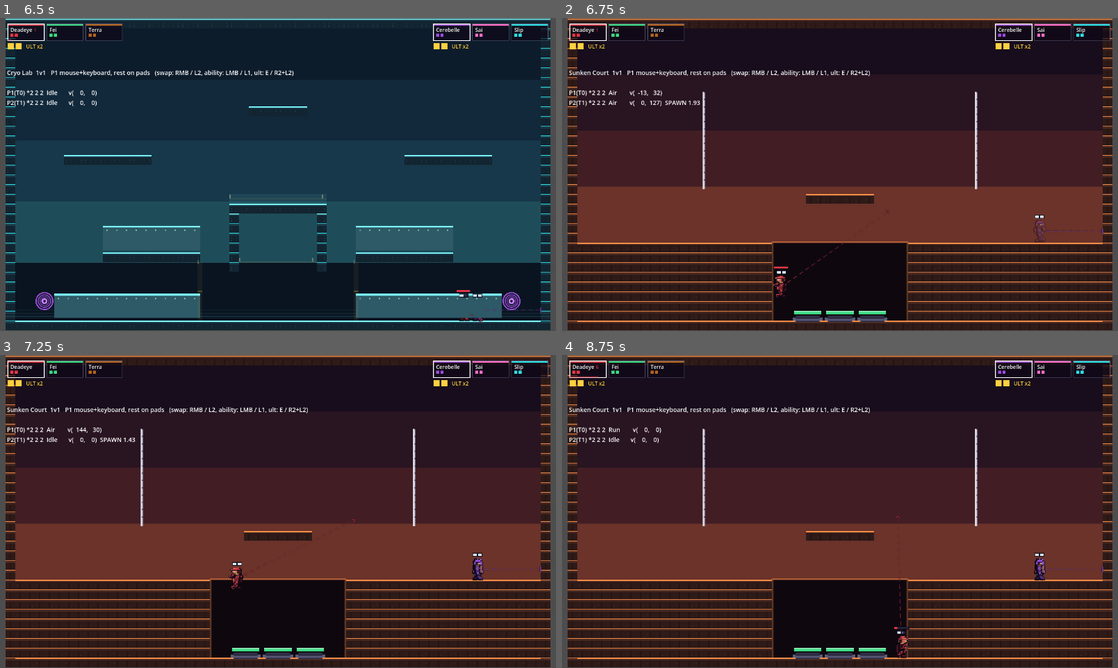
Above: before the commit, frames 1-4 (two rows, left to right).
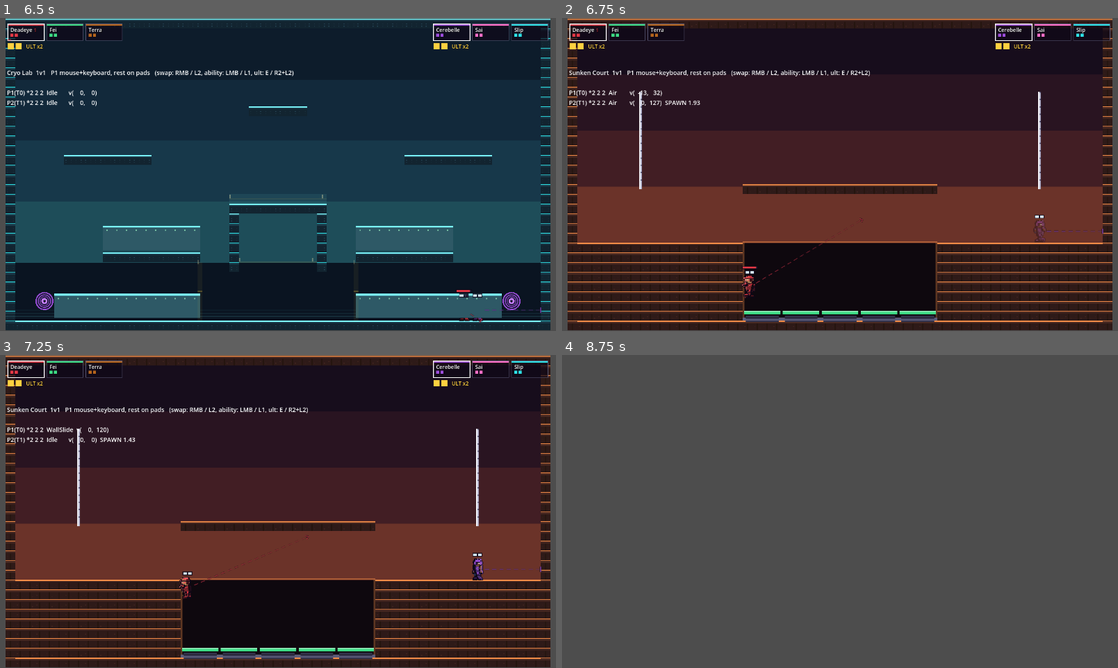
Above: after the commit, the same moments.

Repository: evanli02/stomp-fight-prototype
Game: Godot game, scene res://tests/terrain_harness.tscn
Same seed, same stepped clock (60 frames per second), same inputs: the game is played once before the commit and once after it. This scene is started directly instead of the project's main scene.
Inputs (mouse positions are in pixels of both pictures, inside the frame that each line leads up to):
- Up to frame 1 (6.5 s): tap Enter at 0.5 s; move the mouse to (400, 158) at 0.52 s; hold D 0.53-1.25 s; tap Shift every 1.5 s from 0.6 to 5.1 s; click (400, 158) at 0.67 s; tap Space (p0_jump) at 0.77, 3.77 s; drag from (166, 190) to (339, 305) at 1.27 s; move the mouse to (333, 105) at 2.02 s; hold A 2.03-2.75 s; drag from (250, 237) to (77, 318) at 2.77 s; move the mouse to (444, 221) at 3.52 s; hold D 3.53-4.25 s; drag from (111, 127) to (478, 302) at 4.27 s; move the mouse to (305, 174) at 5.02 s; hold D 5.03-5.75 s; click (305, 174) at 5.17 s; drag from (194, 96) to (478, 318) at 5.77 s
- Up to frame 2 (6.75 s): move the mouse to (962, 158) at 6.52 s; hold A from 6.53 s (still down); tap Shift at 6.6 s
- Up to frame 3 (7.25 s): keep holding A; tap Space (p0_jump) at 6.77 s
- Up to frame 4 (8.75 s): release A at 7.25 s; drag from (728, 527) to (806, 652) at 7.27 s; move the mouse to (895, 442) at 8.02 s; hold D from 8.03 s (still down); tap Shift at 8.1 s

Frame 1 is identical in both runs. In frame 2, 5.0% of the frame differs, in the area x 13-87%, y 23-98%; in frame 3, 5.2%; in frame 4, 97%, in the area x 1-99%, y 0-100%.

Commit message:
tune(stage): Sunken Court - wider pit, five springs, poles on the spawns
Pit 224 -> 320px wide, holding five springs tiled edge to edge with no
seam. That reverses the standing ledge from the first pass on purpose:
springs must either leave real standing room or leave none at all, and
anything between is a seam you land in by accident. With none, the trench
becomes somewhere you pass through - you bounce, and because springs
preserve horizontal speed each arc banks whatever air control added to
the last one, so the exit builds itself over two or three bounces.

Poles moved from x=224/672 to sit directly over the spawns at 120/776,
which is both as far apart as the mesas allow and puts each side's reset
on the ground it already owns. They are derived from SPAWNS now rather
than written twice.

The platform is as long as the trench by construction, and raised one
tile to y=272. Worth being explicit: that is 96px above a mesa top, which
is PAST the 92px held jump and inside the 103px jump-plus-updash ceiling,
so taking the high ground now costs a dash charge where it used to be an
ordinary jump. One tile is the smallest raise a 16px grid allows and this
is which side of the threshold it lands on.

Checks rewritten around the new claims: no seam anywhere along the trench
floor, springs reaching wall to wall, the pit corner being sprung rather
than standable, the platform matching the gap length, and its rise
bracketed against the measured jump constants so a movement tune that
moves the threshold fails here instead of in play.

Terrain harness 43 -> 48.

Co-Authored-By: Claude Opus 5 <noreply@anthropic.com>

Diff:
--- a/src/stage/sunken_court.gd
+++ b/src/stage/sunken_court.gd
@@ -20,27 +20,32 @@
 const MESA_TOP: float = 368.0
 const SPAWNS: Array[Vector2] = [Vector2(120, 344), Vector2(776, 344)]
 
-## The trench between the mesas: 224px wide, 128px deep.
+## The trench between the mesas: 320px wide, 128px deep.
 ##
 ## Deeper than a held jump (92px) on purpose. You cannot simply hop out, and the
 ## facing mesa walls are too far apart to wall-jump across without losing height,
-## so the springs are the way out. That is what makes the trench a real place
-## rather than a decorative dip — and why there are three springs, so it is never
-## a trap.
-const TRENCH_LEFT: float = 336.0
-const TRENCH_RIGHT: float = 560.0
-## Plain floor left un-sprung against each trench wall, wider than the 22px body
-## so there is somewhere down there to actually stand.
-const LEDGE: float = 32.0
+## so the springs are the way out.
+const TRENCH_LEFT: float = 288.0
+const TRENCH_RIGHT: float = 608.0
+## Five springs, wall to wall, no standing room. A 22px body always touches one,
+## so the trench cannot be occupied — you enter it, you bounce, you steer your way
+## out. Springs keep horizontal speed, so each bounce banks whatever air control
+## added to the last one and the exit builds itself over two or three arcs.
+const SPRING_COUNT: int = 5
 
-## The contested platform, 80px above a mesa top: inside a held jump (92px) from
-## either side, so it is reachable without spending a dash but not by accident.
-const PLATFORM: Rect2 = Rect2(392.0, 288.0, 112.0, 16.0)
+## The contested platform: exactly as long as the trench and directly over it, so
+## the pit reads as roofed and the high ground is the pit's ceiling.
+##
+## At 96px above a mesa top it sits just PAST the 92px held jump and inside the
+## 103px jump-plus-up-dash ceiling, so taking the high ground costs a dash
+## charge. That is a real change from the first pass, where it was an ordinary
+## jump — one tile is the smallest raise the grid allows and this is which side
+## of the threshold it lands on.
+const PLATFORM_TOP: float = 272.0
 
-## Springs clear the trench and land you on a mesa, but deliberately stop short
-## of the platform overhead — 820 lifts a body about 177px, and the platform's
-## underside is 26px above that apex. Getting to the high ground is a jump you
-## choose from the top, not something the floor does for you.
+## Springs clear the trench lip but stop short of the platform roofing it: 820
+## lifts a body about 177px, leaving its head clear of the underside. The floor
+## throws you out of the hole; it never hands you the ceiling.
 const SPRING_LAUNCH: Vector2 = Vector2(0, -820)
 
 const BACKDROP: Array[Color] = [
@@ -79,7 +84,9 @@
 		Rect2(16.0, MESA_TOP, TRENCH_LEFT - 16.0, FLOOR_TOP - MESA_TOP),
 		# Right mesa, mirrored.
 		Rect2(TRENCH_RIGHT, MESA_TOP, 880.0 - TRENCH_RIGHT, FLOOR_TOP - MESA_TOP),
-		PLATFORM,
+		# Same length as the gap it covers, by construction rather than by a
+		# number that has to be kept in step.
+		Rect2(TRENCH_LEFT, PLATFORM_TOP, TRENCH_RIGHT - TRENCH_LEFT, 16.0),
 	])
 	return blocks
 
@@ -87,34 +94,28 @@
 	_build_springs()
 	_build_poles()
 
-## Three springs across the trench floor, inset from its walls.
-##
-## The inset is the whole difference between a trench and a bounce pad. Bodies
-## are 22px wide, so springs running wall to wall mean you can never stand down
-## there at all — you touch the floor and you are gone. LEDGE px of plain floor
-## at each end makes the trench somewhere you can choose to be: drop in, fight,
-## and leave on a spring when you want to.
-##
-## They keep whatever horizontal speed you bring in (that is what makes them
-## chainable), so which one you hit decides where you come out.
+## Springs tiled edge to edge across the whole trench floor. Butted together with
+## no seam on purpose: a 22px body standing in any gap would have somewhere to
+## rest, and the trench is meant to be a place you pass through, not hold.
 func _build_springs() -> void:
-	var span := (TRENCH_RIGHT - LEDGE) - (TRENCH_LEFT + LEDGE)
-	var width := span / 3.0
-	for i in 3:
+	var width := (TRENCH_RIGHT - TRENCH_LEFT) / float(SPRING_COUNT)
+	for i in SPRING_COUNT:
 		var spring := JumpSpring.new()
-		spring.size = Vector2(width - 4.0, 16.0)
+		spring.size = Vector2(width, 16.0)
 		# Sitting ON the trench floor: the trigger's top edge meets the surface.
 		spring.position = Vector2(
-			TRENCH_LEFT + LEDGE + width * (float(i) + 0.5), FLOOR_TOP - 8.0)
+			TRENCH_LEFT + width * (float(i) + 0.5), FLOOR_TOP - 8.0)
 		spring.launch_velocity = SPRING_LAUNCH
 		add_child(spring)
 
-## A pole above each mesa. Their lower ends hang at y=280, which a held jump from
-## the mesa (apex 252) passes on the way up — so they are grabbed in flight, and
-## grabbing one refills the dash and kills momentum. That is the reset button,
-## parked over the ground each side already owns.
+## A pole directly over each spawn, as far apart as the mesas allow. Their lower
+## ends hang at y=280, which a held jump from the mesa (apex 252) passes on the
+## way up — so they are grabbed in flight, and grabbing one refills the dash and
+## kills momentum. Parking the reset over the spawn means the ground a player
+## already owns is also where they can recover, and it puts the two of them a
+## full stage apart.
 func _build_poles() -> void:
-	for x: float in [224.0, 672.0]:
+	for x: float in [SPAWNS[0].x, SPAWNS[1].x]:
 		var pole := Pole.new()
 		pole.size = Vector2(8, 160)
 		pole.position = Vector2(x, 200)
--- a/tests/terrain_harness.gd
+++ b/tests/terrain_harness.gd
@@ -322,65 +322,92 @@
 	lab.queue_free()
 	await step(2)
 
-## Sunken Court. The layout claim worth testing is the one the whole stage rests
-## on: the trench is too deep to jump out of, and the springs get you out anyway.
-## If either half stops being true the stage becomes a trap or a formality.
+## Sunken Court. The layout claims worth testing are the ones the stage rests on:
+## the trench is too deep to jump out of, it has no standing room at all, and the
+## springs get you out anyway. If any of those stops being true the stage becomes
+## a trap, a rest stop, or a formality.
 func _check_sunken_court() -> void:
 	var court := load("res://src/stage/sunken_court.tscn").instantiate() as MatchStage
 	add_child(court)
 	await step(3)
 	var p: Player = court.players[0]
 
-	var springs := 0
-	var poles := 0
+	var springs: Array[JumpSpring] = []
+	var poles: Array[Pole] = []
 	for child in court.get_children():
 		if child is JumpSpring:
-			springs += 1
+			springs.append(child)
 		elif child is Pole:
-			poles += 1
-	check("sunken court has three springs", springs == 3, "springs=%d" % springs)
-	check("sunken court has a pole over each mesa", poles == 2, "poles=%d" % poles)
+			poles.append(child)
+	check("sunken court has five springs", springs.size() == 5, "springs=%d" % springs.size())
+	check("sunken court has a pole over each mesa", poles.size() == 2, "poles=%d" % poles.size())
+
+	# A pole should sit on top of each spawn, which is also what puts them as far
+	# apart as the stage allows.
+	var paired := true
+	for i in mini(poles.size(), 2):
+		paired = paired and absf(poles[i].position.x - court.spawn_for(i).x) < 24.0
+	check("each pole sits over a spawn", paired,
+		"poles=%s spawns=%s,%s" % [
+			[poles[0].position.x, poles[1].position.x] if poles.size() == 2 else [],
+			court.spawn_for(0).x, court.spawn_for(1).x])
+
 	check("both seats spawn on the mesa tops",
 		is_equal_approx(court.spawn_for(0).y, court.spawn_for(1).y)
 			and court.spawn_for(0).x < 448.0 and court.spawn_for(1).x > 448.0,
 		"a=%s b=%s" % [court.spawn_for(0), court.spawn_for(1)])
 
-	# Stand on the un-sprung ledge against the trench wall and try to jump out.
-	# The mesa lip is 128px above the trench floor and a held jump is 92px, so
-	# this has to fail — the depth is the whole point of the stage. Standing room
-	# down there is the other half: springs wall-to-wall would mean a 22px body
-	# could never be in the trench at all.
-	var trench_mid := Vector2(352.0, 440.0)
-	p.global_position = trench_mid
+	# No seam anywhere along the trench floor: sort the springs and require each
+	# one to start no later than the previous one ended. A 22px body can rest in
+	# any gap, and the trench is meant to be passed through, not held.
+	springs.sort_custom(func(a: JumpSpring, b: JumpSpring) -> bool:
+		return a.position.x < b.position.x)
+	var seam := ""
+	var reach: float = springs[0].position.x - springs[0].size.x * 0.5
+	for spring: JumpSpring in springs:
+		var left: float = spring.position.x - spring.size.x * 0.5
+		if left > reach + 0.01:
+			seam += " gap %.0f..%.0f" % [reach, left]
+		reach = maxf(reach, spring.position.x + spring.size.x * 0.5)
+	check("the springs leave no standing room in the pit", seam.is_empty(), seam)
+	check("the springs span the trench wall to wall",
+		springs[0].position.x - springs[0].size.x * 0.5 <= 288.5 and reach >= 607.5,
+		"%.0f..%.0f, trench 288..608" % [
+			springs[0].position.x - springs[0].size.x * 0.5, reach])
+
+	# The platform is as long as the gap it roofs, and high enough that reaching
+	# it costs a dash.
+	var platform := Rect2()
+	for block: Rect2 in court.arena_blocks():
+		if is_equal_approx(block.position.y, 272.0):
+			platform = block
+	check("the platform is as long as the gap", is_equal_approx(platform.size.x, 320.0),
+		"platform=%.0f trench=320" % platform.size.x)
+	check("the platform is past a plain held jump",
+		368.0 - platform.position.y > StageGrid.JUMP_APEX,
+		"rise=%.0f held jump=%.0f" % [368.0 - platform.position.y, StageGrid.JUMP_APEX])
+	check("...but inside the jump-plus-dash ceiling",
+		368.0 - platform.position.y <= StageGrid.JUMP_DASH_APEX,
+		"rise=%.0f ceiling=%.0f" % [368.0 - platform.position.y, StageGrid.JUMP_DASH_APEX])
+
+	# Drop in anywhere and the floor throws you back out. Checked from the very
+	# corner of the trench, which is the spot most likely to have been missed.
+	p.global_position = Vector2(300.0, 440.0)
 	p.velocity = Vector2.ZERO
 	p.stun_remaining = 0.0
-	await step(20)
-	var floor_y := p.global_position.y
-	check("a body dropped in the trench lands on its floor", p.is_on_floor(),
-		"y=%.0f state=%s" % [floor_y, p.state_machine.state_name()])
-	Input.action_press(InputConfig.action(p.player_id, &"jump"))
-	var apex := floor_y
-	for i in 60:
-		await get_tree().physics_frame
-		apex = minf(apex, p.global_position.y)
-	Input.action_release(InputConfig.action(p.player_id, &"jump"))
-	check("a held jump cannot clear the trench lip",
-		apex > 368.0, "apex y=%.0f, mesa top y=368" % apex)
-
-	# Now take a spring. It has to clear the lip, or the trench is a prison.
-	p.global_position = Vector2(448.0, 440.0)
-	p.velocity = Vector2.ZERO
 	await step(30)
 	var sprung := 512.0
 	for i in 90:
 		await get_tree().physics_frame
 		sprung = minf(sprung, p.global_position.y)
-	check("a spring throws you clear of the trench", sprung < 344.0,
+	check("the pit corner is sprung too, not standable", sprung < 344.0,
 		"apex y=%.0f, need < 344 (mesa standing height)" % sprung)
-	# ...but not so far that it hands you the high platform for free.
-	check("a spring stops short of the high platform", sprung > 264.0,
-		"apex y=%.0f, platform standing height 264" % sprung)
-
+	check("a spring stops short of the platform overhead", sprung > 248.0,
+		"apex y=%.0f, platform standing height 248" % sprung)
+
+	check("the trench is deeper than a held jump",
+		496.0 - 368.0 > StageGrid.JUMP_APEX,
+		"depth=128 held jump=%.0f" % StageGrid.JUMP_APEX)
 	check("nothing in sunken court removed a life",
 		lives() == MatchState.LIVES_PER_HERO, "lives=%d" % lives())
 	court.queue_free()
Not shown, changed: docs/DESIGN.md
Not shown, changed: docs/MAPS.md
